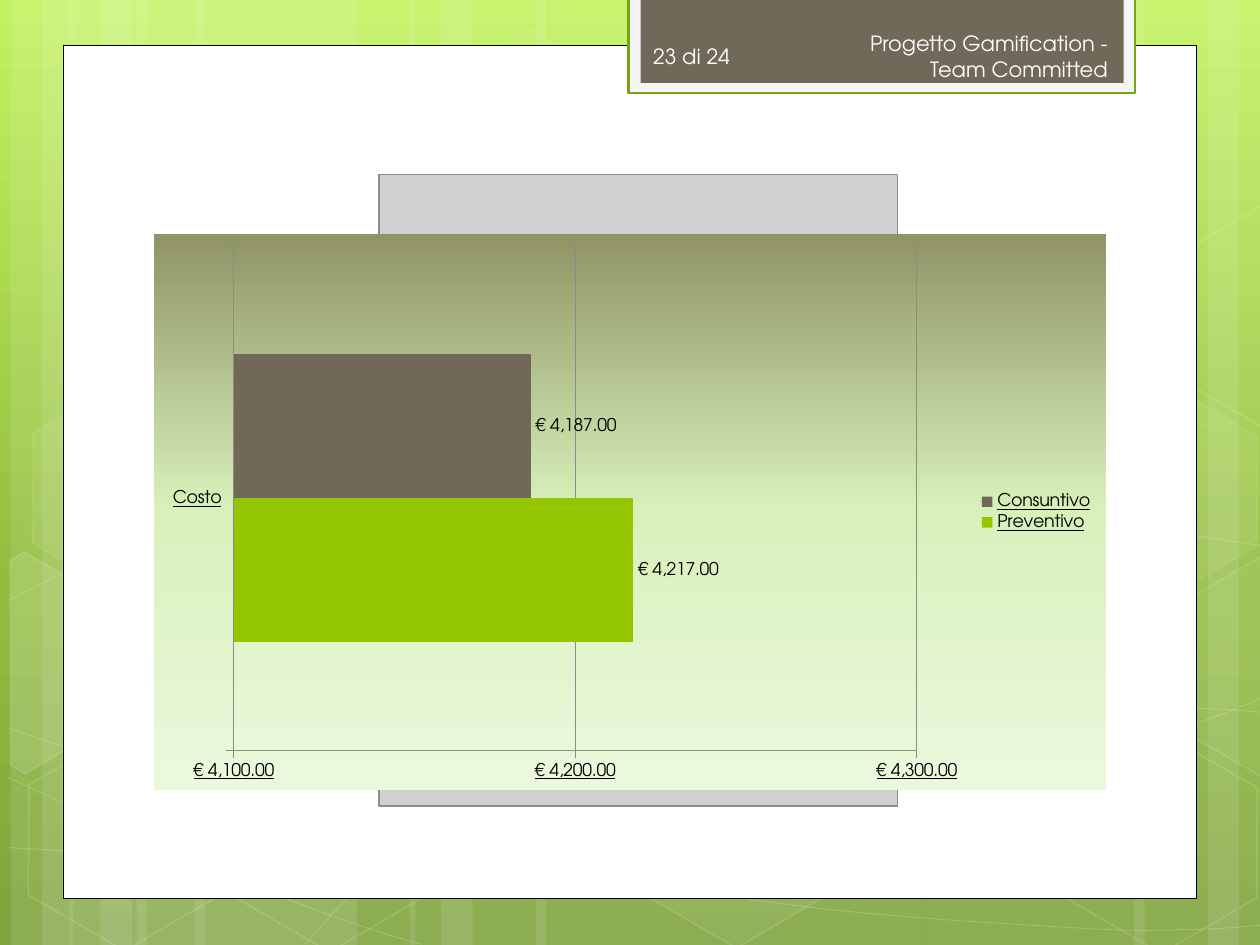
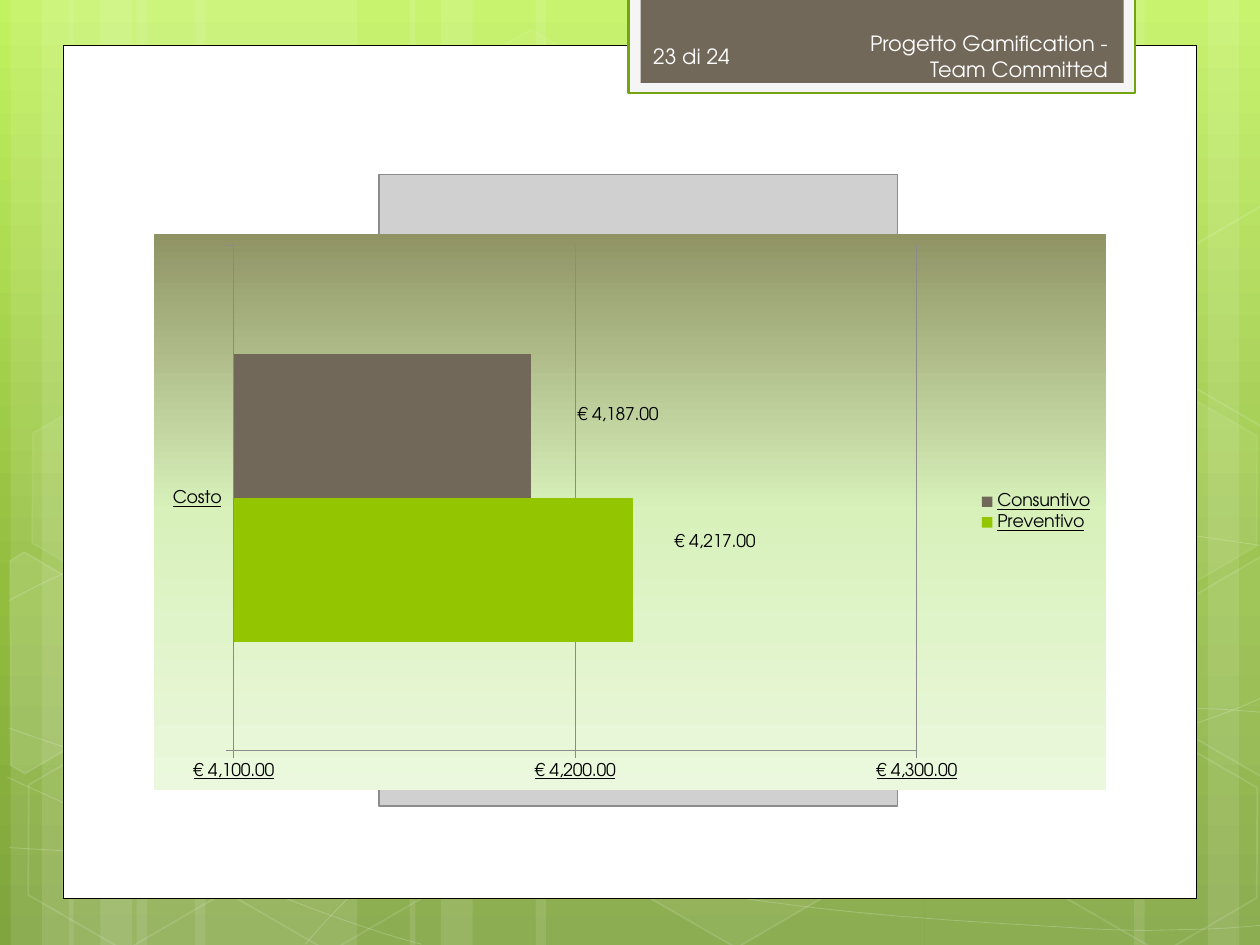
Before and after one commit to TeamCommitted/Team-Committed---Documenti, a slide deck: slide 23 of RP/Esterni/Presentazione/RP-Presentazione.pptx. Drawn at 1260x945 pixels with LibreOffice and Linux fonts; fonts in the diff are those of the drawing; grey boxes stand for pictures. Boxes give left, top, right and bottom in pixels: in the first picture for what was removed or moved away, otherwise in the second. Text is boxed around its words. In the diff, an @@ line names an element or a change of style, - is before the commit and + after.

```diff
--- a/RP/Esterni/Presentazione/RP-Presentazione.pptx
+++ b/RP/Esterni/Presentazione/RP-Presentazione.pptx
@@ bar chart at (154,234,1106,790) @@
@@ data labels of Preventivo changed @@
@@ data labels of Consuntivo changed @@
```
Also in this commit, not shown: 1 other slide changed, 2 other files.
